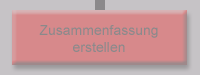
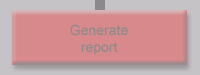
The second 200px x 75px image is a revision of the first. Changes to its layers:
renamed "Zusammenfassung erstellen" to "Generate report", painted on it over bbox(39, 24, 158, 55)
